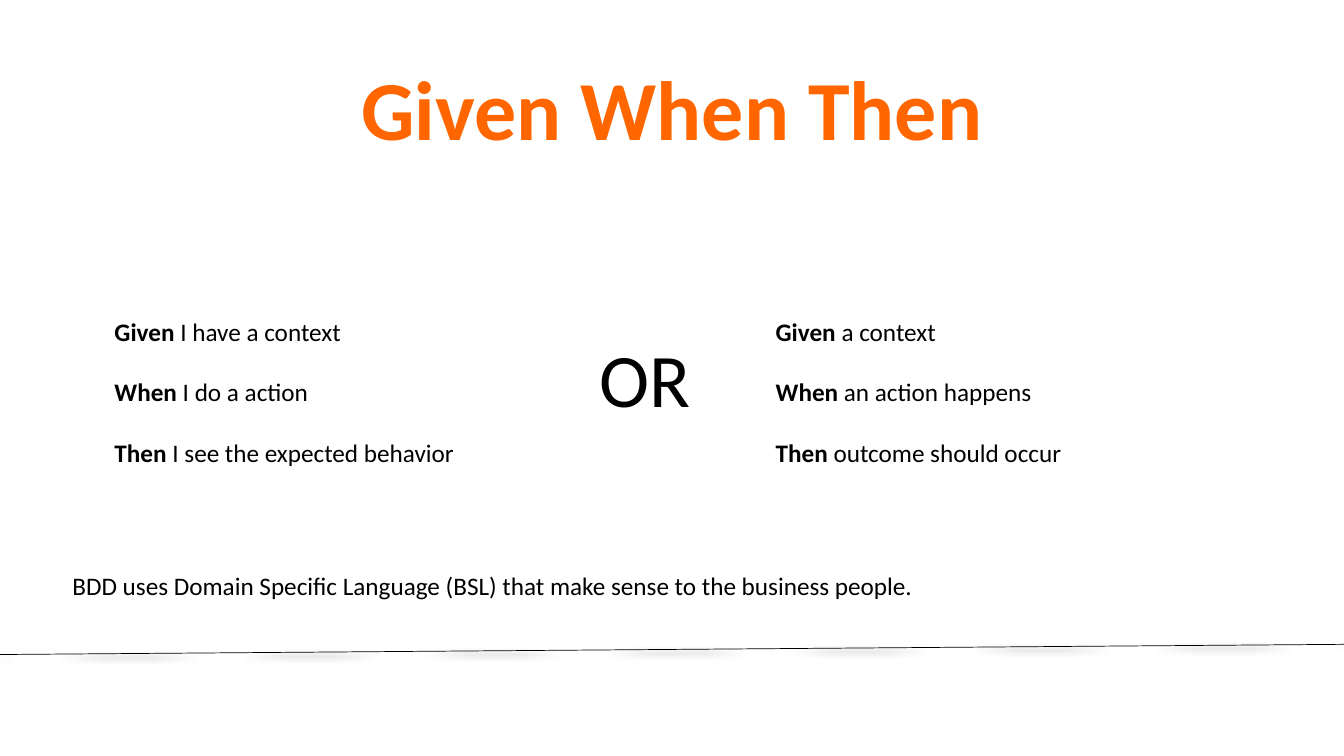
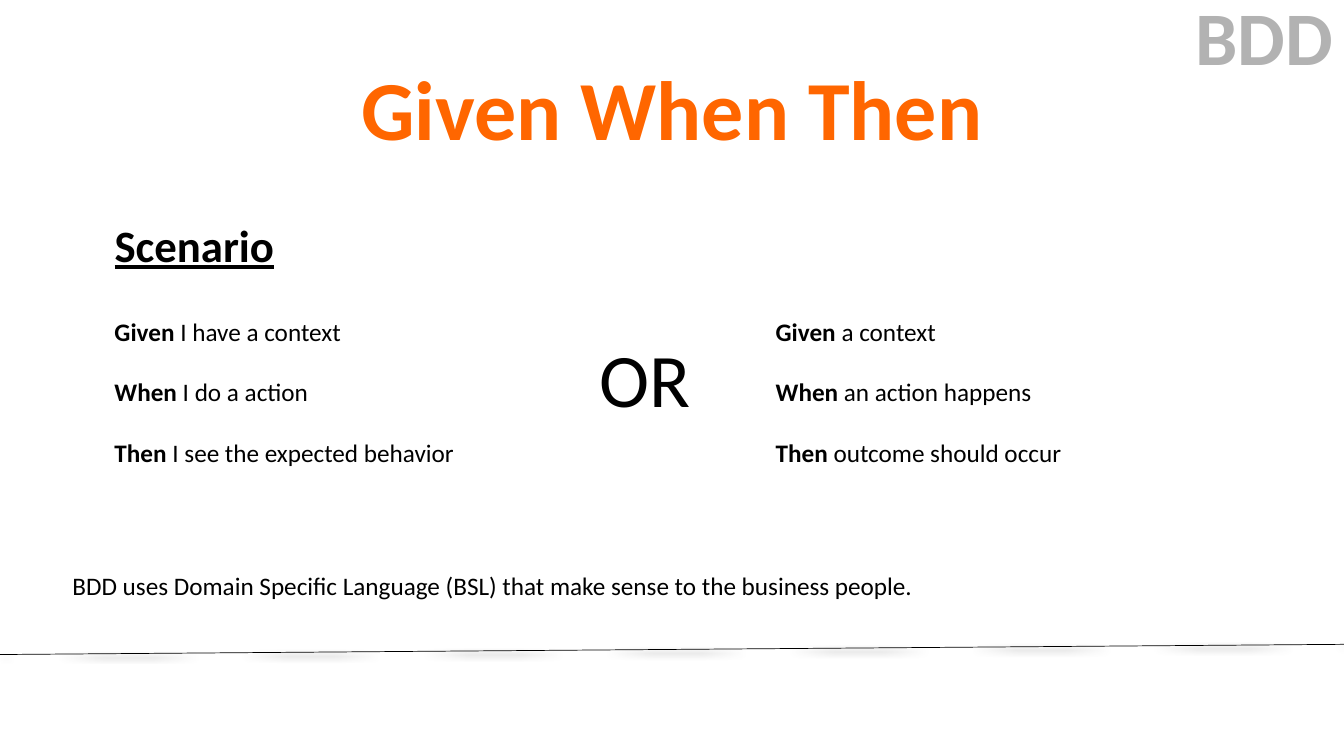
Before and after one commit to kirankoirala/bdd_in_a_nutshell, a slide deck: slide 5 of BDD.pptx. Drawn at 1344x756 pixels with LibreOffice and Linux fonts; fonts in the diff are those of the drawing; background and template pictures are left out. Boxes give left, top, right and bottom in pixels: in the first picture for what was removed or moved away, otherwise in the second. Text is boxed around its words. In the diff, an @@ line names an element or a change of style, - is before the commit and + after.

```diff
--- a/BDD.pptx
+++ b/BDD.pptx
@@ text added at box(1196, 16, 1334, 65), 54 pt, text #B2B2B2, bold @@
+BDD
@@ text added at box(115, 230, 274, 269), 32 pt, text #000000, bold, underline @@
+Scenario
```
Also in this commit, not shown: 6 other slides changed, 1 slide added, 2 other files.
